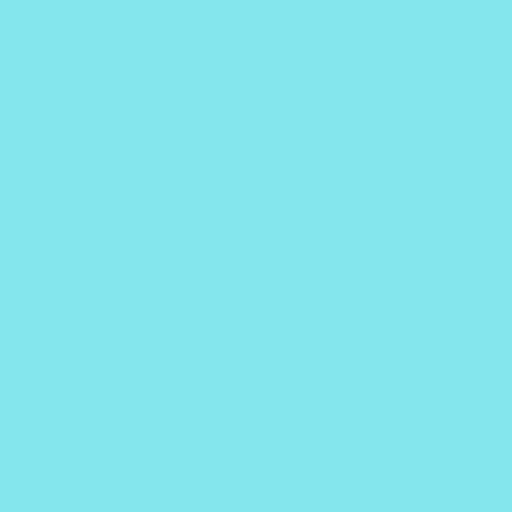
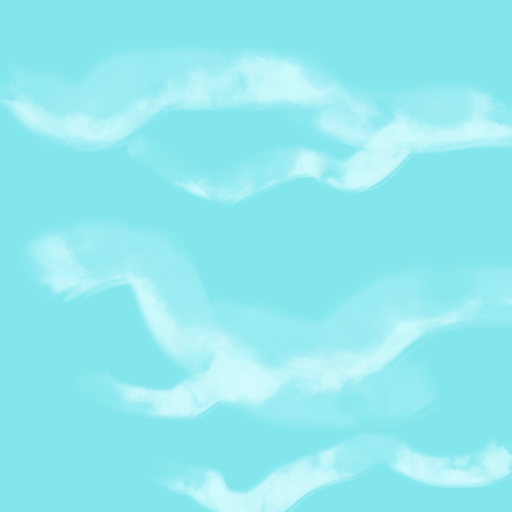
The second (512, 512) image is a revision of the first. Changes to its layers:
added layer "Layer 2" above "Layer 1" over [0, 44, 512, 512]
